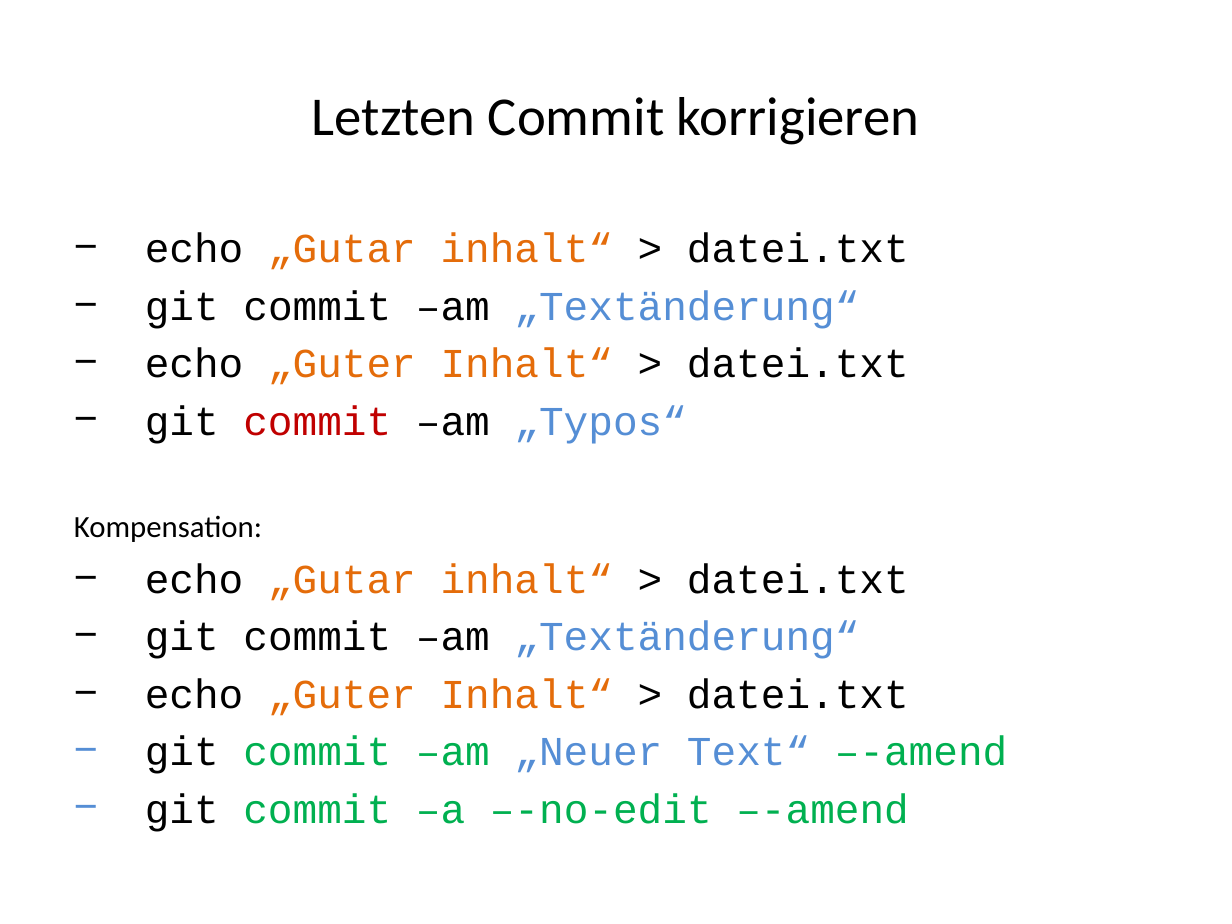
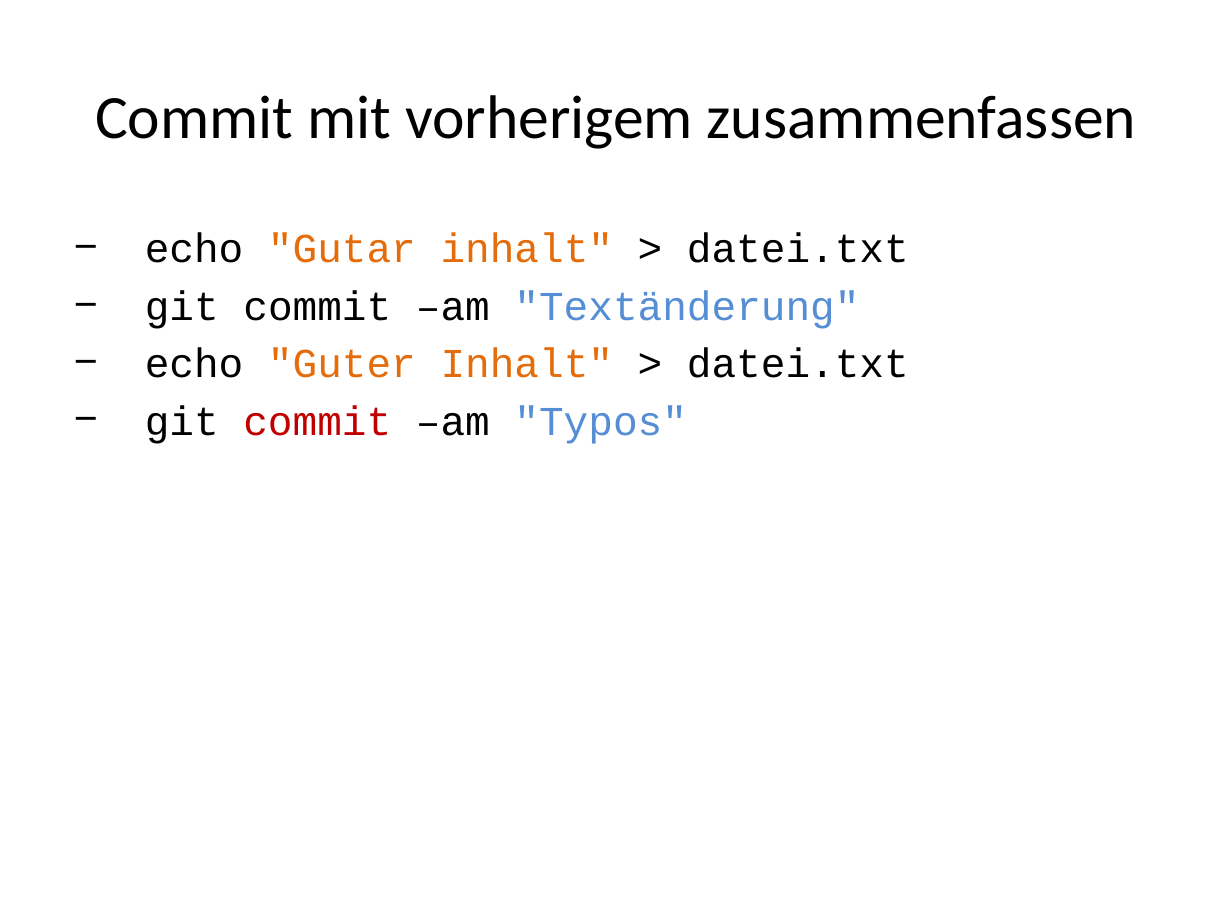
Before and after one commit to kotlincook/gitplayground, a slide deck: slide 25 of GIT.pptx (slide 29 before the commit). Drawn at 1232x924 pixels with LibreOffice and Linux fonts; fonts in the diff are those of the drawing. Boxes give left, top, right and bottom in pixels: in the first picture for what was removed or moved away, otherwise in the second. Text is boxed around its words. In the diff, an @@ line names an element or a change of style, - is before the commit and + after.

```diff
--- a/GIT.pptx
+++ b/GIT.pptx
@@ title at (x1=95, y1=95, x2=1136, y2=149): text changed; size 32 to 36 pt @@
-Letzten Commit korrigieren
+Commit mit vorherigem zusammenfassen
@@ text at (x1=145, y1=233, x2=909, y2=444): text changed @@
-− echo „Gutar inhalt“ > datei.txt
-− git commit –am „Textänderung“
-− echo „Guter Inhalt“ > datei.txt
-− git commit –am „Typos“
-Kompensation:
-− echo „Gutar inhalt“ > datei.txt
-− git commit –am „Textänderung“
-− echo „Guter Inhalt“ > datei.txt
-− git commit –am „Neuer Text“ –-amend
-− git commit –a –-no-edit –-amend
+− echo "Gutar inhalt" > datei.txt
+− git commit –am "Textänderung"
+− echo "Guter Inhalt" > datei.txt
+− git commit –am "Typos"
```
Also in this commit, not shown: 22 other slides changed, 11 slides added, 1 other file.
